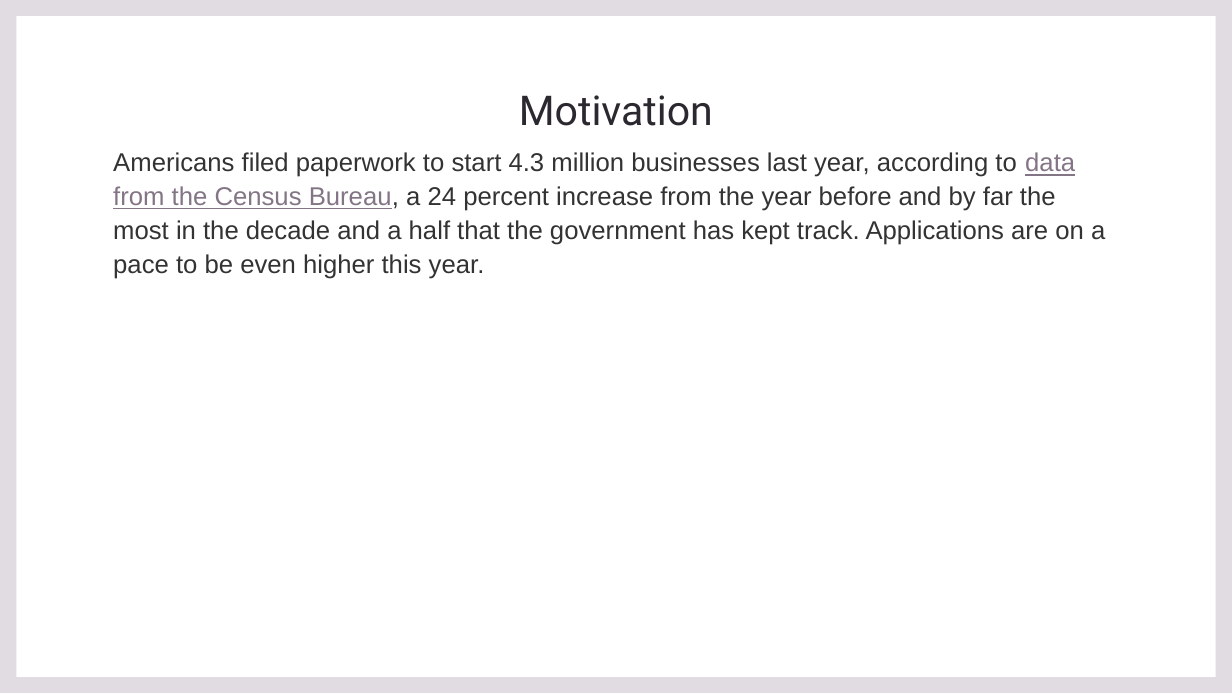
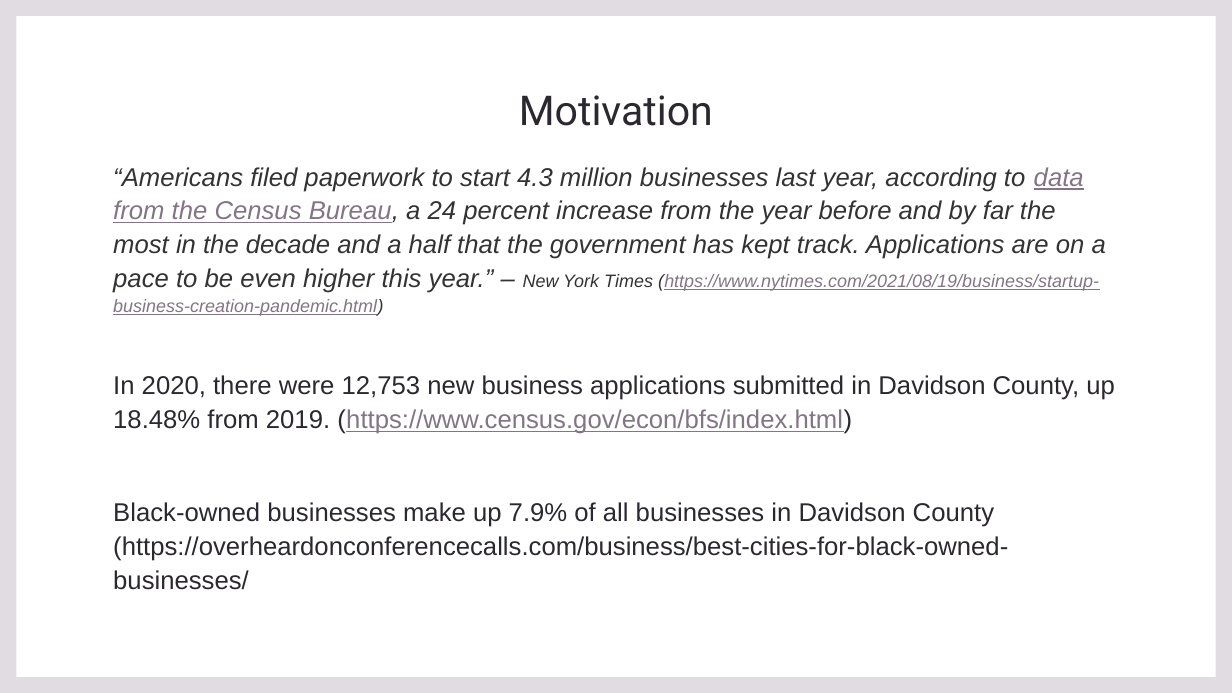
Before and after one commit to tarynpatterson/nashville-businesses-in-black-communities, a slide deck: slide 2 of Nashville Businesses in Black Communities.pptx. Drawn at 1232x693 pixels with LibreOffice and Linux fonts; fonts in the diff are those of the drawing. Boxes give left, top, right and bottom in pixels: in the first picture for what was removed or moved away, otherwise in the second. Text is boxed around its words. In the diff, an @@ line names an element or a change of style, - is before the commit and + after.

```diff
--- a/Nashville Businesses in Black Communities.pptx
+++ b/Nashville Businesses in Black Communities.pptx
@@ text at bbox=[113, 167, 1115, 590]: text changed; text colour #333333 to #2C2830; italic on @@
-Americans filed paperwork to start 4.3 million businesses last year, according to data from the Census Bureau, a 24 percent increase from the year before and by far the most in the decade and a half that the government has kept track. Applications are on a pace to be even higher this year.
+“Americans filed paperwork to start 4.3 million businesses last year, according to data from the Census Bureau, a 24 percent increase from the year before and by far the most in the decade and a half that the government has kept track. Applications are on a pace to be even higher this year.” – New York Times (https://www.nytimes.com/2021/08/19/business/startup-business-creation-pandemic.html)
+In 2020, there were 12,753 new business applications submitted in Davidson County, up 18.48% from 2019. (https://www.census.gov/econ/bfs/index.html)
+Black-owned businesses make up 7.9% of all businesses in Davidson County (https://overheardonconferencecalls.com/business/best-cities-for-black-owned-businesses/
```
Also in this commit, not shown: 1 other slide changed, 2 slides added, 5 other files.
